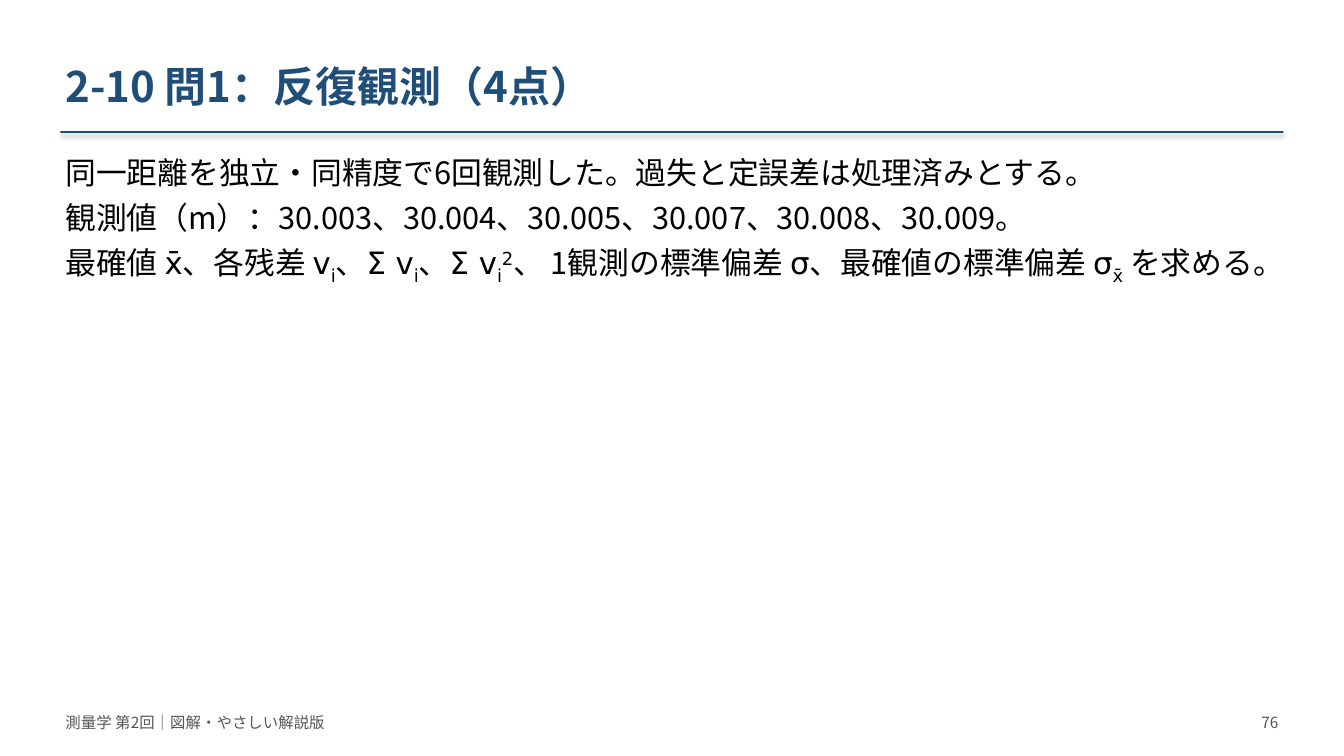
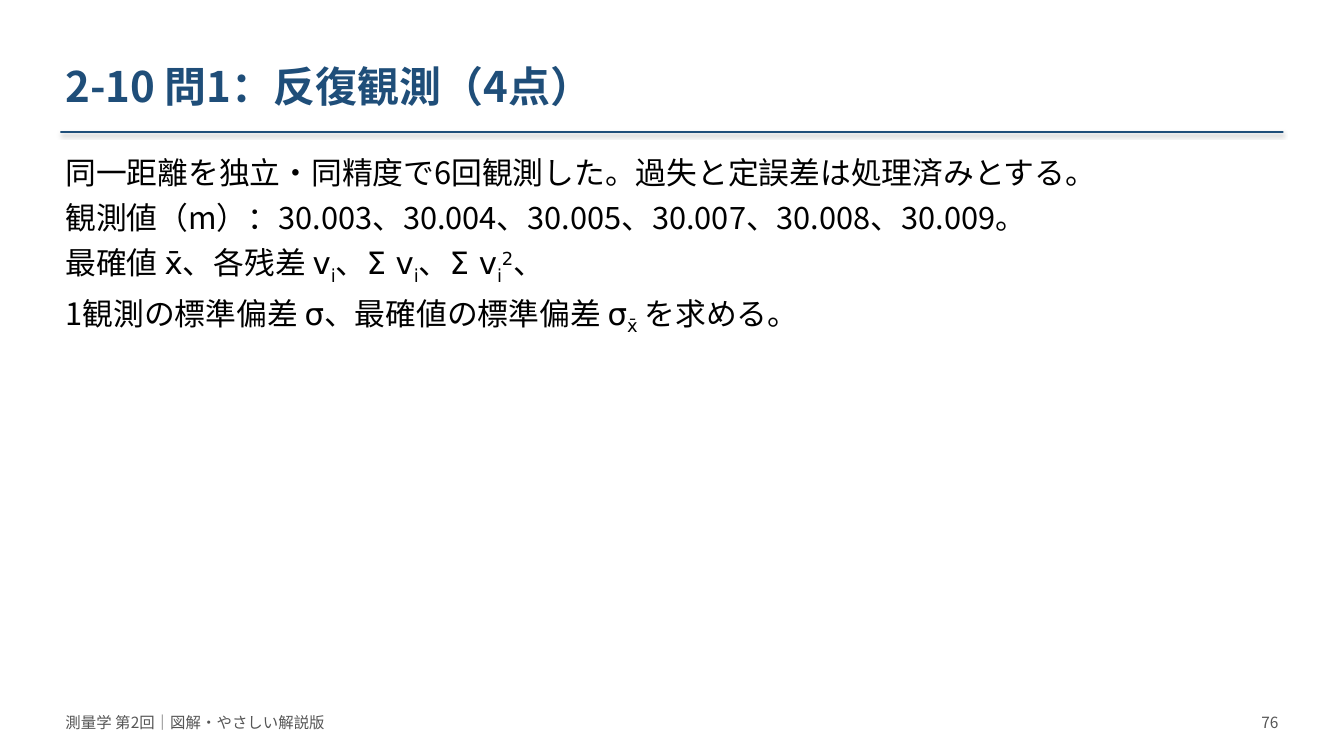
Before and after one commit to NN3210/Lecture, a slide deck: slide 76 of Surveying/materials/slides/第02回_測量の基礎と誤差論/改訂版_20261008/測量学_第02回_図解改訂版.pptx. Drawn at 1344x756 pixels with LibreOffice and Linux fonts; fonts in the diff are those of the drawing. Boxes give left, top, right and bottom in pixels: in the first picture for what was removed or moved away, otherwise in the second. Text is boxed around its words. In the diff, an @@ line names an element or a change of style, - is before the commit and + after.

```diff
--- a/Surveying/materials/slides/第02回_測量の基礎と誤差論/改訂版_20261008/測量学_第02回_図解改訂版.pptx
+++ b/Surveying/materials/slides/第02回_測量の基礎と誤差論/改訂版_20261008/測量学_第02回_図解改訂版.pptx
@@ text at (65, 248, 799, 328): text changed @@
-最確値 x̄、各残差 vi、Σ vi、Σ vi2、 1観測の標準偏差 σ、最確値の標準偏差 σx̄ を求める。
+最確値 x̄、各残差 vi、Σ vi、Σ vi2、
+1観測の標準偏差 σ、最確値の標準偏差 σx̄ を求める。
```
Also in this commit, not shown: 2 other slides changed, 3 other files.
